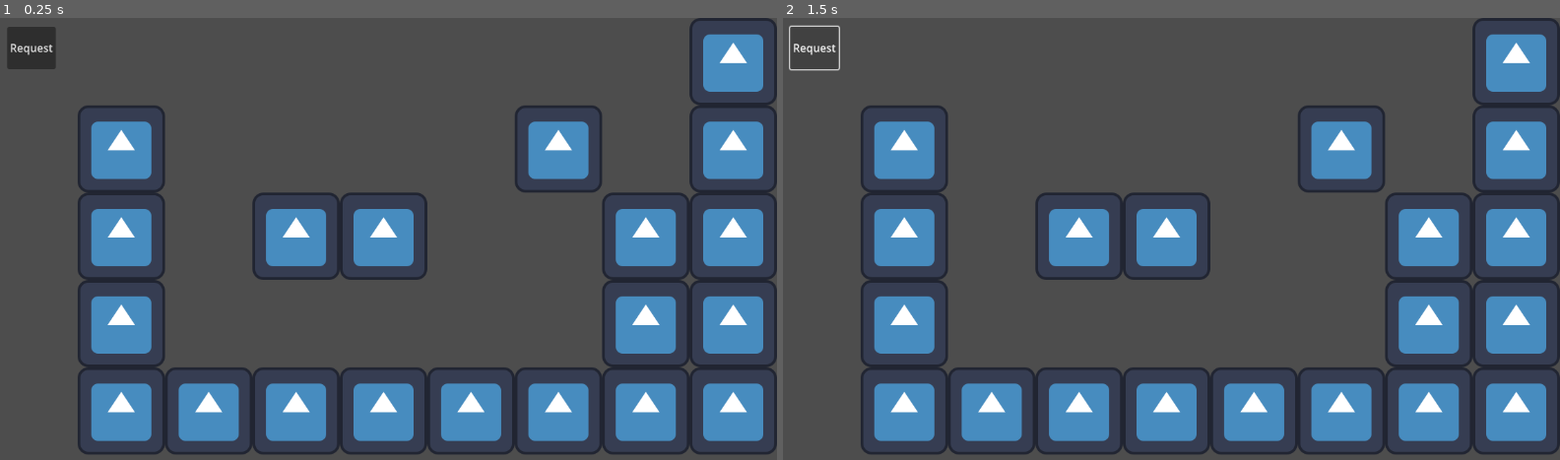
Above: before the commit, frames 1-2 (left to right).
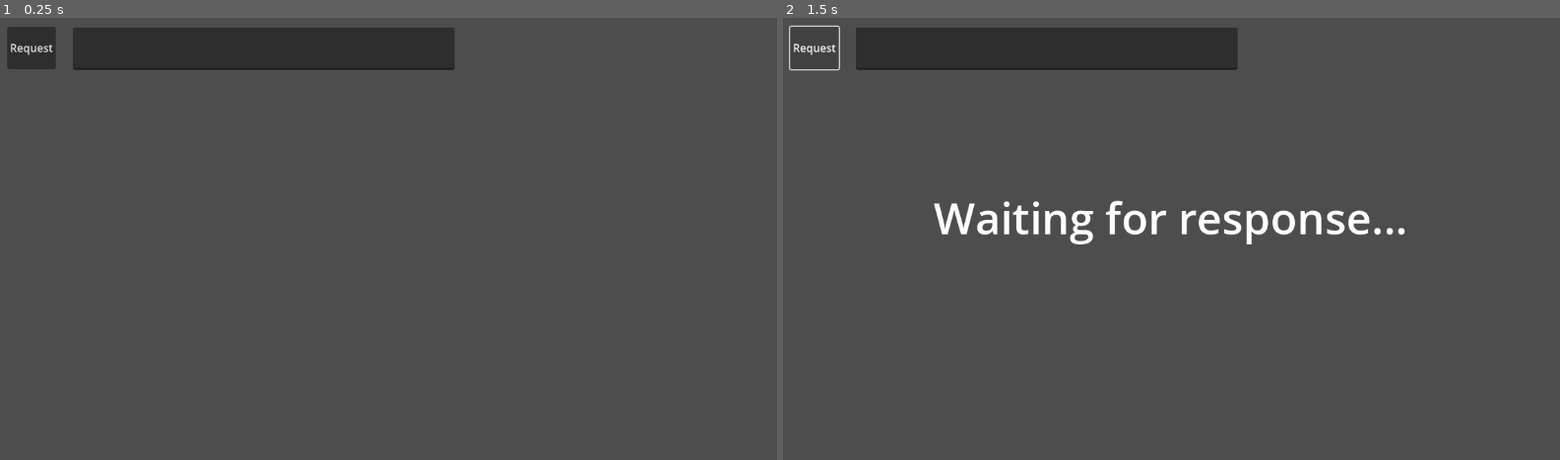
Above: after the commit, the same moments.

Repository: jaymehta-g/hacktx-openai-game-example
Game: Godot game, scene res://main.tscn
Same seed, same stepped clock (60 frames per second), same inputs: the game is played once before the commit and once after it. The engine's default icon, where the game draws it, is replaced by a stand-in: a white triangle on a blue panel in a dark square.
Inputs:
- Up to frame 1 (0.25 s): no input
- Up to frame 2 (1.5 s): click "Request" at 0.5 s; click "Request" at 1.25 s

The runs differ from the first frame. In frame 1, 31% of the frame differs, in the area x 9-100%, y 0-99%; in frame 2, 32%.
Error before the commit: Invalid access to property or key 'data' on a base object of type 'Nil'. (res://requester.gd:52)
Error after the commit: Cannot call method 'get_as_text' on a null value. (res://requester.gd:10)

Commit message:
Closer to MVP

Diff:
--- a/main.tscn
+++ b/main.tscn
@@ -1,22 +1,19 @@
 [gd_scene load_steps=5 format=3 uid="uid://bcjpe73joacdr"]
 
-[ext_resource type="Texture2D" uid="uid://ylhehac528wm" path="res://icon.svg" id="1_1ugev"]
 [ext_resource type="Script" path="res://requester.gd" id="1_w5etr"]
+[ext_resource type="Texture2D" uid="uid://cysa8274h1ulu" path="res://placeholdtile.png" id="2_b2wan"]
 
-[sub_resource type="TileSetAtlasSource" id="TileSetAtlasSource_5dtoy"]
-texture = ExtResource("1_1ugev")
-texture_region_size = Vector2i(128, 128)
+[sub_resource type="TileSetAtlasSource" id="TileSetAtlasSource_7al8o"]
+texture = ExtResource("2_b2wan")
+texture_region_size = Vector2i(64, 64)
 0:0/0 = 0
 
-[sub_resource type="TileSet" id="TileSet_ulmtm"]
-tile_size = Vector2i(128, 128)
-sources/0 = SubResource("TileSetAtlasSource_5dtoy")
+[sub_resource type="TileSet" id="TileSet_tofb1"]
+tile_size = Vector2i(64, 64)
+sources/0 = SubResource("TileSetAtlasSource_7al8o")
 
 [node name="Node2D" type="Node2D"]
 script = ExtResource("1_w5etr")
-
-[node name="Sprite" type="Sprite2D" parent="."]
-position = Vector2(654, 276)
 
 [node name="HTTPRequest" type="HTTPRequest" parent="."]
 
@@ -30,6 +27,22 @@
 [node name="ImageRequest" type="HTTPRequest" parent="."]
 
 [node name="TileMap" type="TileMap" parent="."]
-tile_set = SubResource("TileSet_ulmtm")
+tile_set = SubResource("TileSet_tofb1")
 format = 2
-layer_0/tile_data = PackedInt32Array(65537, 0, 0, 131073, 0, 0, 196609, 0, 0, 262145, 0, 0, 262146, 0, 0, 262147, 0, 0, 262148, 0, 0, 262149, 0, 0, 262150, 0, 0, 262151, 0, 0, 196615, 0, 0, 131079, 0, 0, 131080, 0, 0, 196616, 0, 0, 65544, 0, 0, 8, 0, 0, 262152, 0, 0, 131075, 0, 0, 131076, 0, 0, 65542, 0, 0)
+layer_0/tile_data = PackedInt32Array(589825, 0, 0, 589826, 0, 0, 589827, 0, 0, 589828, 0, 0, 589829, 0, 0, 589830, 0, 0, 589831, 0, 0, 589832, 0, 0, 589833, 0, 0, 589834, 0, 0, 589835, 0, 0, 589836, 0, 0, 589837, 0, 0, 393218, 0, 0, 393219, 0, 0, 393220, 0, 0, 458763, 0, 0, 458764, 0, 0, 196615, 0, 0, 196616, 0, 0, 196617, 0, 0, 196618, 0, 0, 196619, 0, 0, 196620, 0, 0, 327694, 0, 0, 327695, 0, 0, 327696, 0, 0, 589838, 0, 0, 589839, 0, 0, 589840, 0, 0, 589841, 0, 0, 589842, 0, 0)
+
+[node name="TextEdit" type="TextEdit" parent="."]
+offset_left = 121.0
+offset_top = 14.0
+offset_right = 680.0
+offset_bottom = 76.0
+theme_override_font_sizes/font_size = 32
+
+[node name="WaitingLabel" type="Label" parent="."]
+visible = false
+offset_left = 235.0
+offset_top = 248.0
+offset_right = 933.0
+offset_bottom = 336.0
+theme_override_font_sizes/font_size = 64
+text = "Waiting for response..."
--- a/requester.gd
+++ b/requester.gd
@@ -1,43 +1,67 @@
 extends Node2D
 
-@onready var sprite = $Sprite
 @onready var http_request = $HTTPRequest
 @onready var button = $Button
 @onready var image_request: HTTPRequest = $ImageRequest
+@onready var tile_map: TileMap = $TileMap
+@onready var text_edit: TextEdit = $TextEdit
+@onready var waiting_label: Label = $WaitingLabel
 
-var key := "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"\
+@onready var key = FileAccess.open("res://secret/openai.txt", FileAccess.READ)\
+	.get_as_text()\
 	.strip_edges()
+
+const tilewid := 64
+
 const url := "https://api.openai.com/v1/images/generations"
+
+var prompt = """
+Generate a level tile for a 2D sidescroller game with a %s theme.
+This wall tile will be repeated several times to build the level.
+Generate only one single tile. Fill the entire space with the image.
+Keep it simple.
+DO NOT add any additional detail. Use this prompt AS IS.
+""".replace("\n", " ").replace("  ", " ").strip_edges()
 
 # Called when the node enters the scene tree for the first time.
 func _ready():
+	print_debug(prompt)
 	button.pressed.connect(request)
 	http_request.request_completed.connect(_on_request_completed)
-	var imgurl = "https://oaidalleapiprodscus.blob.core.windows.net/private/org-ZlTf7kEC6OP7zW5RFgWfEfr1/user-rHnpR3S43LR7yL9O9VbvSBq8/img-MA3jFdg4DP4JPK9IDGidwEe7.png?st=2024-11-03T13%3A30%3A30Z&se=2024-11-03T15%3A30%3A30Z&sp=r&sv=2024-08-04&sr=b&rscd=inline&rsct=image/png&skoid=d505667d-d6c1-4a0a-bac7-5c84a87759f8&sktid=a48cca56-e6da-484e-a814-9c849652bcb3&skt=2024-11-03T00%3A56%3A51Z&ske=2024-11-04T00%3A56%3A51Z&sks=b&skv=2024-08-04&sig=Clg/kWDyingioYI53ApdJwBAsa5cGC6DvLwJKjyXYcQ%3D"
-
+	#var imgurl = "https://cdn.discordapp.com/attachments/1302330887890931843/1302449548064718909/img-D5WoP3UiVbJrKn839NiJuj6l.png?ex=6728d0ea&is=67277f6a&hm=5ed68856cdf2bbb8b07e74daa9cf3fbf32ab968ec9b6eab526b1af77b4af613b&"
+	var imgurl = "https://cdn.discordapp.com/attachments/1302330887890931843/1302471232180064266/img-VicQUdgMQ4RXv8VXbmsZjeJo.png?ex=67283c5c&is=6726eadc&hm=a641155a2a4a126fa91a7ced8f433da265ecd185d6ac1df9e88d487e69de74d6&"
+	#var image = await fetch_image(imgurl)
+	#if not image:
+		#push_error("Image null!")
+		#get_tree().quit()
+	#use_image_for_tilemap(image)
+	image_request.request_completed.connect(_on_image_recieved)
+	image_request.request(imgurl)
 
 func _on_image_recieved(result, response_code, headers, body):
-	print_debug("rcieved image")
+	print_debug("recieved image")
 	var image = Image.new()
 	var error = image.load_png_from_buffer(body)
 	if error != OK:
 		push_error("Couldn't load the image.")
-	var texture = ImageTexture.create_from_image(image)
-	sprite.texture = texture
-
+	use_image_for_tilemap(image)
+	waiting_label.visible = false
 
 # Called every frame. 'delta' is the elapsed time since the previous frame.
 func _process(delta):
 	pass
 
 func request():
+	waiting_label.visible = true
 	print_debug("start")
+	var theme := text_edit.text.strip_edges()
+	print_debug(prompt)
 	var headers := []
 	headers += ["Content-Type: application/json"]
 	headers += ["Authorization: Bearer " + key]
 	var opts := {
 		model = "dall-e-2",
-		prompt = "a green seahorse",
+		prompt = prompt % theme,
 		n = 1,
 		size = "256x256",
 	}
@@ -50,5 +74,23 @@
 	print(body.get_string_from_utf8())
 	var body_data = JSON.parse_string(body.get_string_from_utf8())
 	var imgurl = body_data["data"][0]["url"]
-	image_request.request_completed.connect(_on_image_recieved)
 	image_request.request(imgurl)
+
+func fetch_image(url: String) -> Image:
+	var result: Image
+	image_request.request_completed.connect(func(a,b,c,body):
+		print_debug("recieved image")
+		var image = Image.new()
+		var error = image.load_png_from_buffer(body)
+		if error != OK:
+			push_error("Couldn't load the image.")
+		result = image
+	)
+	image_request.request(url)
+	await image_request.request_completed
+	return result
+
+func use_image_for_tilemap(img: Image):
+	img.resize(tilewid, tilewid)
+	var texture = ImageTexture.create_from_image(img)
+	tile_map.tile_set.get_source(0).texture = texture
Binary file added: placeholdtile.png
Not shown, added: placeholdtile.png.import
Not shown, changed: .gitignore
